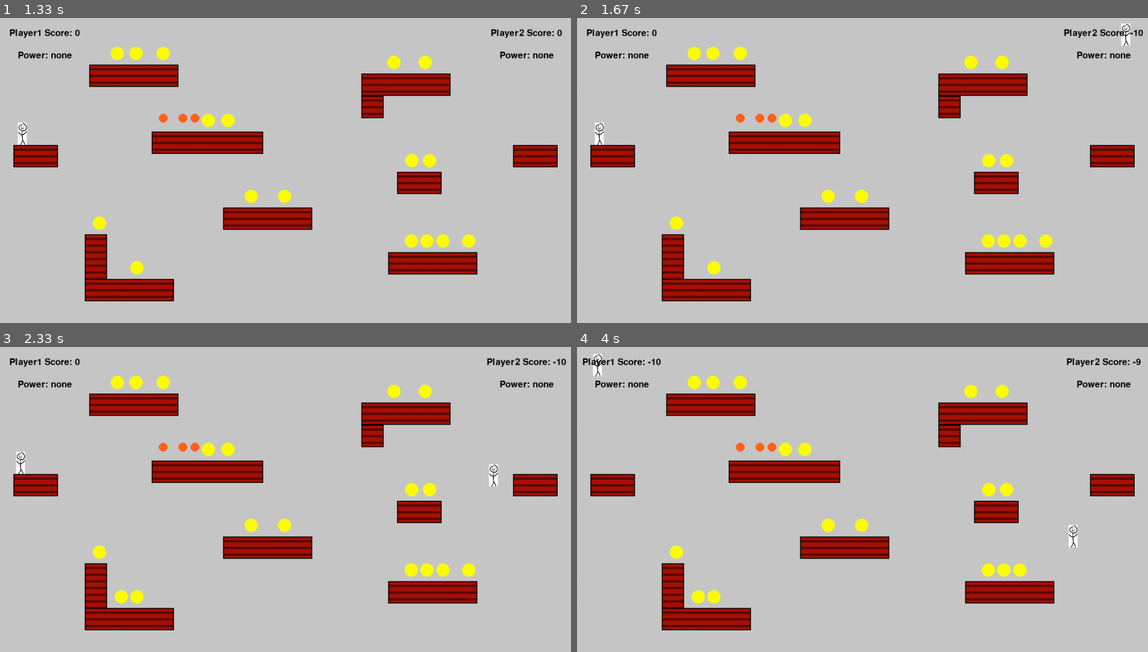
Above: before the commit, frames 1-4 (two rows, left to right).
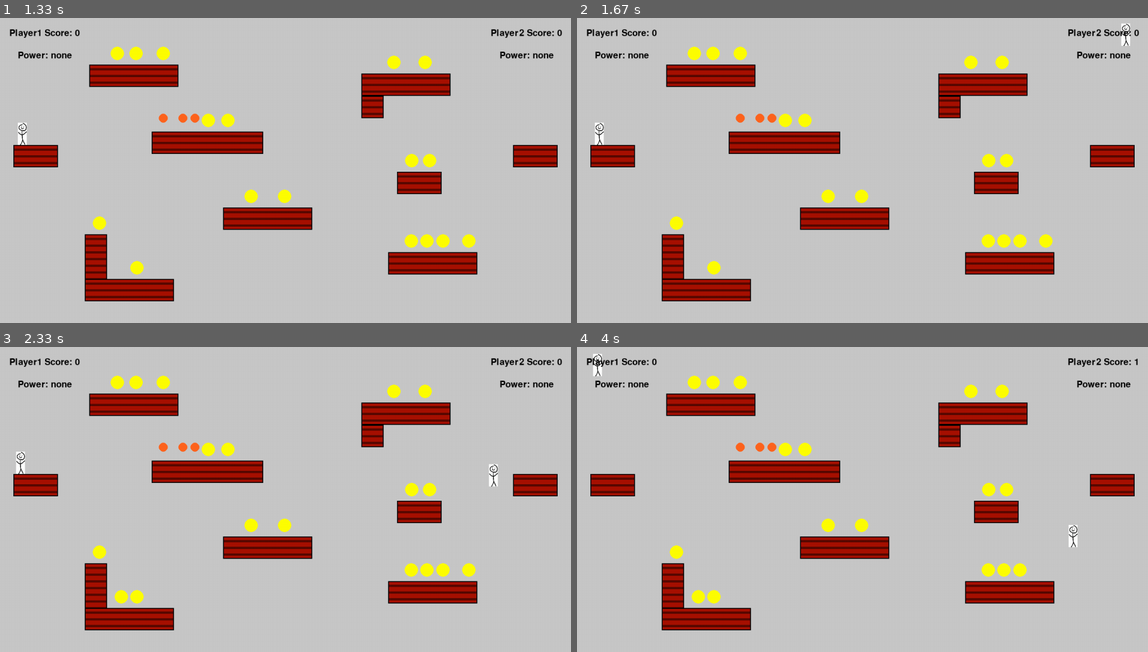
Above: after the commit, the same moments.

Repository: CS196Illinois/Group10-FA21
Game: pygame game, started from Project/game.py
The game is run twice, just before and just after one commit, with the same random seed, the same clock (stepped at 60 frames per second) and the same inputs.
Inputs:
- Up to frame 1 (1.33 s): hold Right 0.33-0.8 s
- Up to frame 2 (1.67 s): no input
- Up to frame 3 (2.33 s): hold Left 1.67-2.2 s; hold Left from 2.23 s (still down); hold A from 2.23 s (still down)
- Up to frame 4 (4 s): release Left at 2.63 s; release A at 2.63 s; hold Up 2.67-3.03 s; hold W 2.67-3.03 s; hold Right 3.07-3.7 s; hold D 3.07-3.7 s; hold Left from 3.73 s (still down); hold A from 3.73 s (still down)

Frame 1 is identical in both runs. In frame 2, 0.2% of the frame differs, in the area x 85-100%, y 3-7%; in frame 3, 0.2%; in frame 4, 0.4%, in the area x 1-99%, y 3-7%.

Commit message:
can't go into negative points

Diff:
--- a/Project/game.py
+++ b/Project/game.py
@@ -90,7 +90,7 @@
 
         if self.rect.centery > SCREEN_HEIGHT + 400:
             self.rect.center = self.start
-            self.score -= 10
+            self.score = max((0, self.score - 10))
             self.dx, self.dy = 0, 0
 
         for coin in pygame.sprite.spritecollide(self, coin_sprites, True, collided = None):
@@ -105,7 +105,7 @@
         for bullet in pygame.sprite.spritecollide(self, bullet_sprites, True):
             self.dx += bullet.speed * .7
             self.dy -= 12
-            self.score -= 5
+            self.score = max((0, self.score - 10))
             bullet.kill()
 
         self.dy += .25
